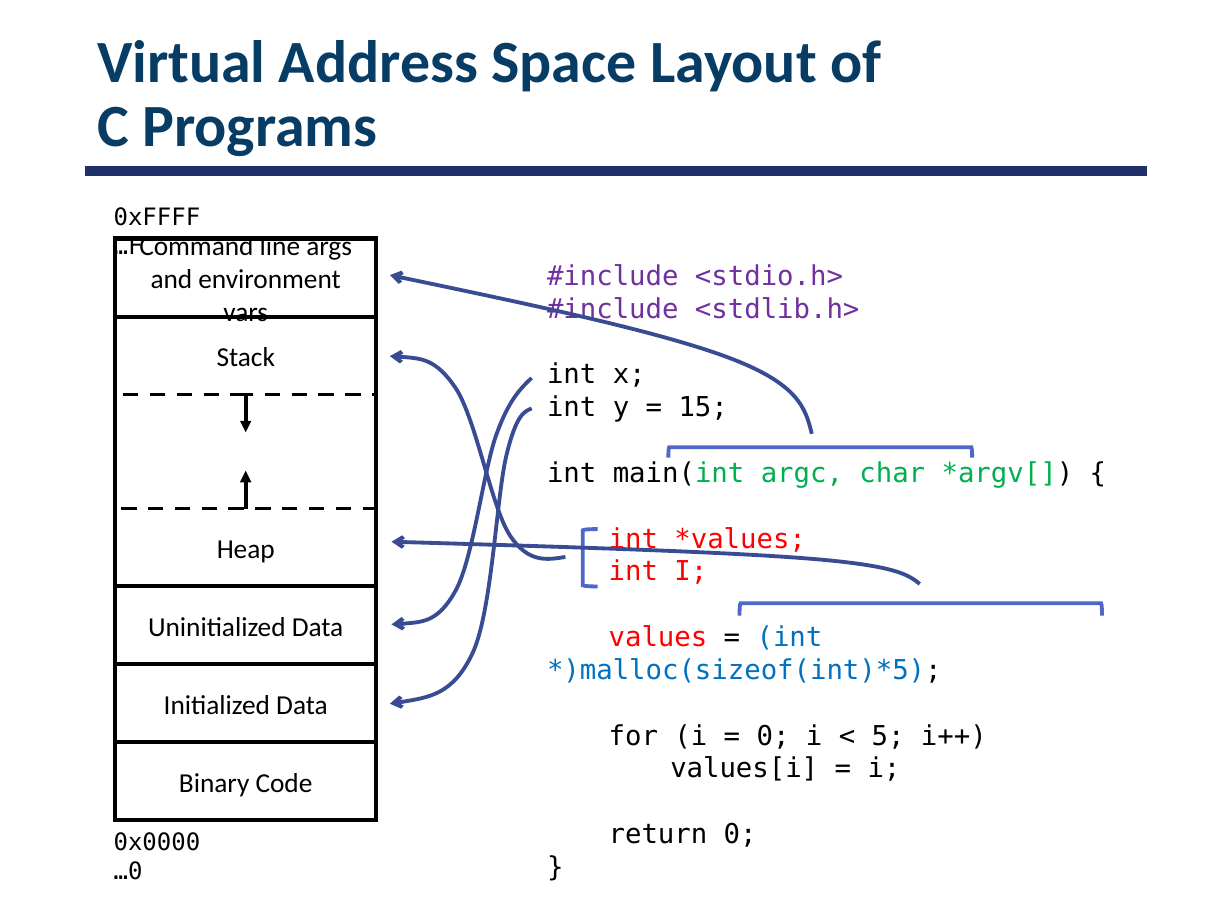
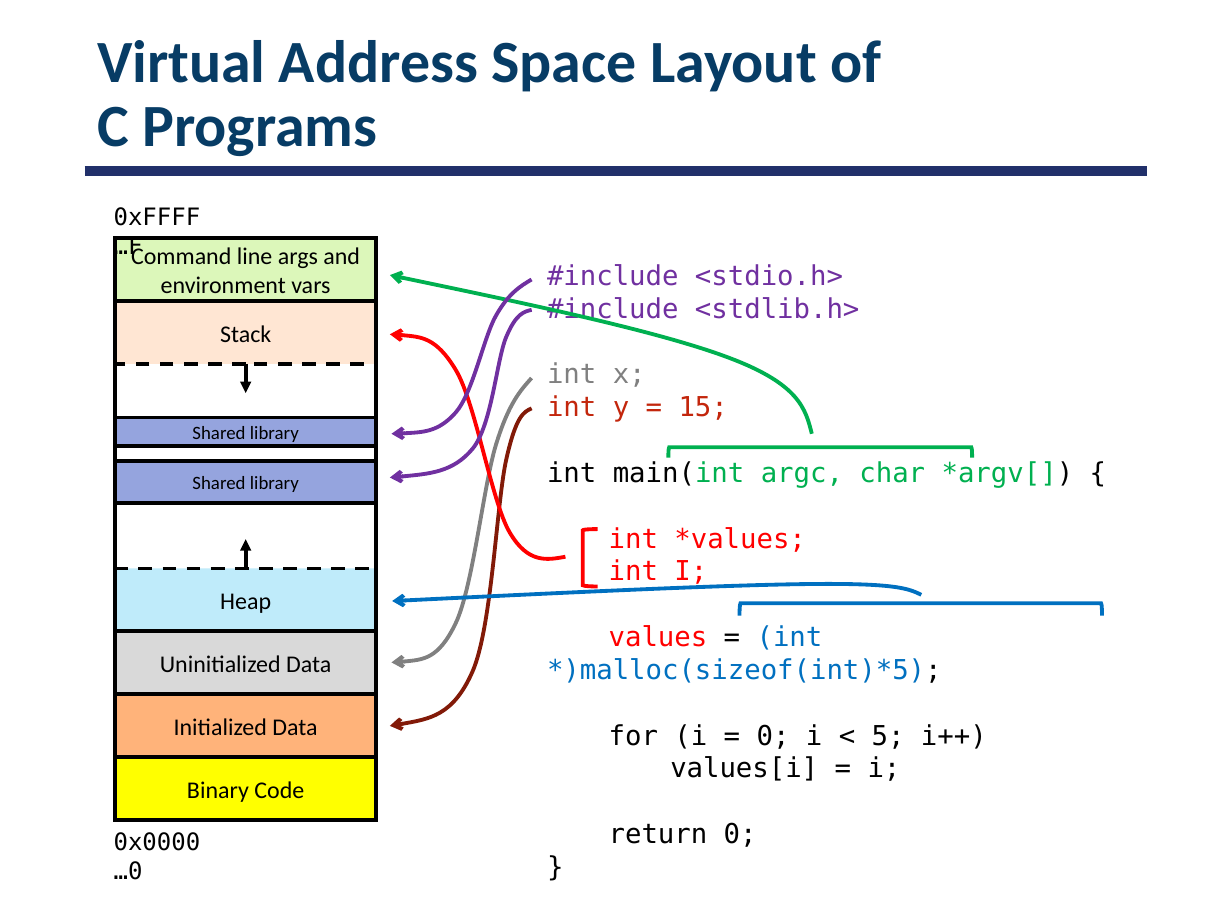
Before and after one commit to smajidzahedi/ECE350, a slide deck: slide 16 of 02-concepts.pptx. Drawn at 1232x924 pixels with LibreOffice and Linux fonts; fonts in the diff are those of the drawing. Boxes give left, top, right and bottom in pixels: in the first picture for what was removed or moved away, otherwise in the second. Text is boxed around its words. In the diff, an @@ line names an element or a change of style, - is before the commit and + after.

```diff
--- a/02-concepts.pptx
+++ b/02-concepts.pptx
@@ rectangle "Command line args and environment ...": place and size @@
-rectangle "Command line args and environment ..." at box(115, 239, 376, 317)
+rectangle "Command line args and environment ..." at box(115, 238, 376, 301)
@@ rectangle "Command line args and environment ..." at box(115, 238, 376, 301): size 16 to 14 pt; fill none to #DCF7BA @@
@@ freeform shape at box(389, 275, 811, 434): outline #3A4C94 2.25 pt to #00B050 2.25 pt @@
@@ freeform shape added at box(392, 280, 532, 434), outline #7030A0 2.25 pt @@
@@ rectangle "Stack": place and size @@
-rectangle "Stack" at box(115, 317, 376, 394)
+rectangle "Stack" at box(115, 301, 376, 363)
@@ rectangle "Stack" at box(115, 301, 376, 363): size 16 to 14 pt; fill none to #FFE6D3; outline #000000 2.25 pt dashed to #000000 2 pt dashed @@
@@ freeform shape added at box(389, 309, 531, 477), outline #7030A0 2.25 pt @@
@@ freeform shape: place and size @@
-freeform shape at box(389, 356, 564, 559)
+freeform shape at box(389, 334, 564, 558)
@@ freeform shape at box(389, 334, 564, 558): outline #3A4C94 2.25 pt to #FF0000 2.25 pt @@
@@ arrow moved from (245, 394) - (245, 432) to (245, 363) - (245, 393) @@
@@ freeform shape: place and size @@
-freeform shape at box(392, 378, 532, 625)
+freeform shape at box(392, 378, 532, 663)
@@ freeform shape at box(392, 378, 532, 663): outline #3A4C94 2.25 pt to #808080 2.25 pt @@
@@ text at box(547, 362, 728, 422): text colour #000000 to #808080 in "int x;"; text colour #000000 to #C3260C in "int y = 15;" @@
@@ rectangle added at box(115, 418, 376, 446), fill #95A4DE, outline #000000 2.25 pt, 11 pt, text #000000 @@
+Shared library
@@ freeform shape: place and size @@
-freeform shape at box(389, 409, 531, 705)
+freeform shape at box(389, 409, 531, 727)
@@ freeform shape at box(389, 409, 531, 727): outline #3A4C94 2.25 pt to #821A08 2.25 pt @@
@@ left bracket at box(668, 448, 973, 458): outline #4E67C8 2.25 pt to #00B050 2.25 pt @@
@@ rectangle added at box(115, 461, 376, 503), fill #95A4DE, outline #000000 2.25 pt, 11 pt, text #000000 @@
+Shared library
@@ left bracket at box(583, 529, 598, 586): outline #4E67C8 2.25 pt to #FF0000 2.25 pt @@
@@ rectangle "Heap": place and size @@
-rectangle "Heap" at box(115, 509, 376, 586)
+rectangle "Heap" at box(115, 568, 376, 631)
@@ rectangle "Heap" at box(115, 568, 376, 631): size 16 to 14 pt; fill none to #BFEBFA; outline #000000 2.25 pt dashed to #000000 2 pt dashed @@
@@ arrow moved from (245, 509) - (245, 471) to (245, 568) - (245, 540) @@
@@ freeform shape at box(393, 564, 922, 632): outline #3A4C94 2.25 pt to #0070C0 2.25 pt; rotation 0 to 356 degrees; outline redrawn @@
@@ left bracket at box(739, 604, 1101, 616): outline #4E67C8 2.25 pt to #0070C0 2.25 pt @@
@@ rectangle "Uninitialized Data": place and size @@
-rectangle "Uninitialized Data" at box(115, 586, 376, 664)
+rectangle "Uninitialized Data" at box(115, 631, 376, 694)
@@ rectangle "Uninitialized Data" at box(115, 631, 376, 694): size 16 to 14 pt; fill none to #D9D9D9 @@
@@ rectangle "Initialized Data": place and size @@
-rectangle "Initialized Data" at box(115, 664, 376, 742)
+rectangle "Initialized Data" at box(115, 695, 376, 758)
@@ rectangle "Initialized Data" at box(115, 695, 376, 758): size 16 to 14 pt; fill none to #FFB37A @@
@@ rectangle "Binary Code": place and size @@
-rectangle "Binary Code" at box(115, 743, 376, 821)
+rectangle "Binary Code" at box(115, 758, 376, 821)
@@ rectangle "Binary Code" at box(115, 758, 376, 821): size 16 to 14 pt; fill none to #FFFF00 @@
```
Also in this commit, not shown: 1 other slide changed, 1 other file.
